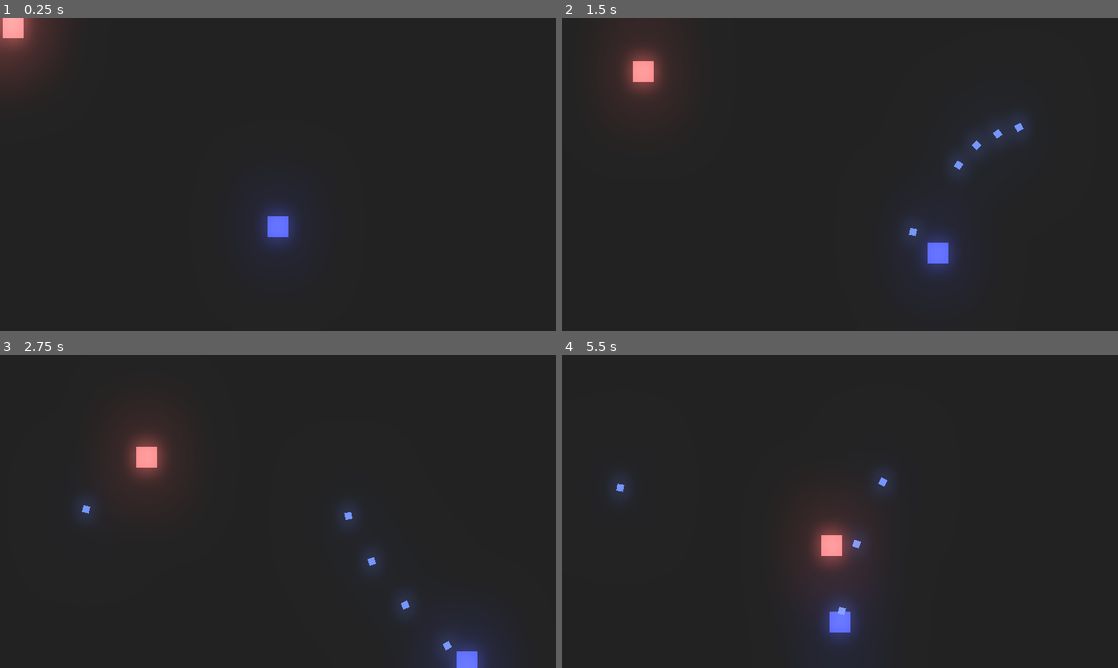
Above: before the commit, frames 1-4 (two rows, left to right).
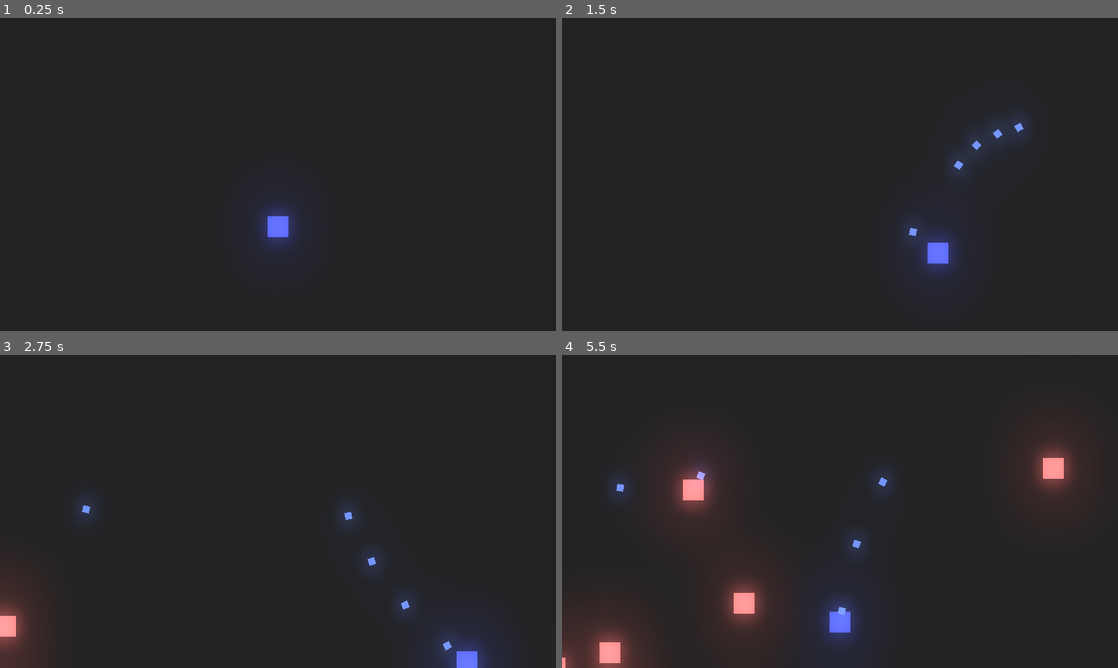
Above: after the commit, the same moments.

Repository: Vith-MCB/Godot-Projects
Game: Godot game, scene res://src/world/Arena.tscn
The game is run twice, just before and just after one commit, with the same random seed, the same clock (stepped at 60 frames per second) and the same inputs. The project has no main scene, so this scene is started directly.
Inputs (mouse positions are in pixels of both pictures, inside the frame that each line leads up to):
- Up to frame 1 (0.25 s): no input
- Up to frame 2 (1.5 s): move the mouse to (962, 158) at 0.52 s; press the mouse at (962, 158) at 0.53 s; hold D (right) 0.53-1.28 s; move the mouse to (728, 190) at 1.27 s; release the mouse at (728, 190) at 1.28 s; hold S (down) from 1.28 s (still down); click (728, 190) at 1.35 s
- Up to frame 3 (2.75 s): move the mouse to (333, 442) at 2.02 s; release S (down) at 2.03 s; press the mouse at (333, 442) at 2.03 s; hold D (right) from 2.03 s (still down)
- Up to frame 4 (5.5 s): move the mouse to (812, 574) at 2.77 s; release D (right) at 2.78 s; release the mouse at (812, 574) at 2.78 s; hold W (up) 2.78-3.53 s; click (812, 574) at 2.85 s; move the mouse to (1006, 558) at 3.52 s; press the mouse at (1006, 558) at 3.53 s; hold A (left) 3.53-5.03 s; move the mouse to (673, 464) at 4.27 s; release the mouse at (673, 464) at 4.28 s; click (673, 464) at 4.35 s; move the mouse to (867, 511) at 5.02 s; press the mouse at (867, 511) at 5.03 s; hold S (down) from 5.03 s (still down)

The runs differ from the first frame. In frame 1, 1.6% of the frame differs, in the area x 0-11%, y 0-21%; in frame 2, 1.4%; in frame 3, 3.0%; in frame 4, 7.8%, in the area x 0-93%, y 26-100%.

Commit message:
player dead basic logic

Diff:
--- a/Wave Shooter/src/actors/enemy.tscn
+++ b/Wave Shooter/src/actors/enemy.tscn
@@ -12,7 +12,7 @@
 texture = ExtResource( 1 )
 script = ExtResource( 2 )
 
-[node name="hitbox" type="Area2D" parent="."]
+[node name="hitbox" type="Area2D" parent="." groups=["enemy"]]
 
 [node name="collision" type="CollisionShape2D" parent="hitbox"]
 visible = false
--- a/Wave Shooter/src/actors/player.gd
+++ b/Wave Shooter/src/actors/player.gd
@@ -3,6 +3,7 @@
 export var speed = 150
 
 signal hit
+var dead = false
 
 var shot = preload("res://src/actors/shot.tscn")
 var canShot = true
@@ -30,7 +31,8 @@
 	if newVelocity.length() > 0: #Player is walking
 		newVelocity = newVelocity * speed
 
-	position += newVelocity * delta #Moving the player
+	if dead == false:
+		position += newVelocity * delta #Moving the player
 
 	#Limits of player moviment
 	position.x = clamp(position.x, 0, screenSize.x)
@@ -38,7 +40,7 @@
 
 
 	#Shooting
-	if Input.is_action_pressed("shoot") and Global.createParentNode != null and canShot:
+	if Input.is_action_pressed("shoot") and Global.createParentNode != null and canShot and dead == false:
 		Global.instanceNode(shot, global_position, Global.createParentNode)
 		canShot = false
 		$shotCoolDown.start()
@@ -46,3 +48,10 @@
 
 func _on_shotCoolDown_timeout():
 	canShot = true
+
+func _on_hitbox_area_entered(area):
+	if area.is_in_group("enemy"):
+		visible = false
+		dead = true
+		yield(get_tree().create_timer(1), "timeout")
+		get_tree().reload_current_scene()
--- a/Wave Shooter/src/actors/player.tscn
+++ b/Wave Shooter/src/actors/player.tscn
@@ -1,7 +1,10 @@
-[gd_scene load_steps=3 format=2]
+[gd_scene load_steps=4 format=2]
 
 [ext_resource path="res://Assets/Square.png" type="Texture" id=1]
 [ext_resource path="res://src/actors/player.gd" type="Script" id=2]
+
+[sub_resource type="RectangleShape2D" id=1]
+extents = Vector2( 8, 8 )
 
 [node name="player" type="Sprite"]
 modulate = Color( 0.254902, 0.294118, 0.729412, 1 )
@@ -14,4 +17,10 @@
 wait_time = 0.2
 one_shot = true
 
+[node name="hitbox" type="Area2D" parent="."]
+
+[node name="collision" type="CollisionShape2D" parent="hitbox"]
+shape = SubResource( 1 )
+
 [connection signal="timeout" from="shotCoolDown" to="." method="_on_shotCoolDown_timeout"]
+[connection signal="area_entered" from="hitbox" to="." method="_on_hitbox_area_entered"]
--- a/Wave Shooter/src/world/Arena.gd
+++ b/Wave Shooter/src/world/Arena.gd
@@ -1,7 +1,19 @@
 extends Node2D
+
+var enemy1 = preload("res://src/actors/enemy.tscn")
 
 #This part of the code is used to prevent bugs that happens if player isnt created yet
 func _ready():
 	Global.createParentNode = self
 func _exit_tree():
 	Global.createParentNode = null
+
+
+
+func _on_enemySpawner_timeout():
+	var enemyPos = Vector2(rand_range(-160,670), rand_range(-90, 390))
+
+	while enemyPos.x < 640 and enemyPos.x > -80 and enemyPos.y < 360 and enemyPos.y > -45:
+		enemyPos = Vector2(rand_range(-160,670), rand_range(-90, 390))
+
+	Global.instanceNode(enemy1, enemyPos, self)
--- a/Wave Shooter/src/world/Arena.tscn
+++ b/Wave Shooter/src/world/Arena.tscn
@@ -1,8 +1,7 @@
-[gd_scene load_steps=5 format=2]
+[gd_scene load_steps=4 format=2]
 
 [ext_resource path="res://src/actors/player.tscn" type="PackedScene" id=1]
 [ext_resource path="res://src/world/Arena.gd" type="Script" id=2]
-[ext_resource path="res://src/actors/enemy.tscn" type="PackedScene" id=3]
 
 [sub_resource type="Environment" id=1]
 background_mode = 4
@@ -20,4 +19,7 @@
 [node name="WorldEnvironment" type="WorldEnvironment" parent="."]
 environment = SubResource( 1 )
 
-[node name="enemy" parent="." instance=ExtResource( 3 )]
+[node name="enemySpawner" type="Timer" parent="."]
+autostart = true
+
+[connection signal="timeout" from="enemySpawner" to="." method="_on_enemySpawner_timeout"]
